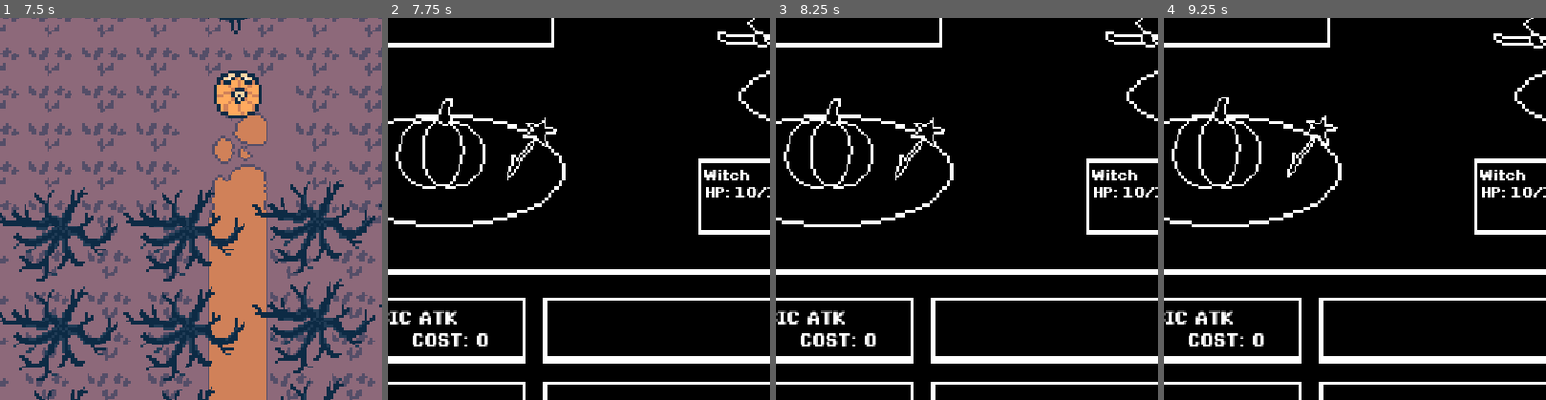
Above: before the commit, frames 1-4 (left to right).
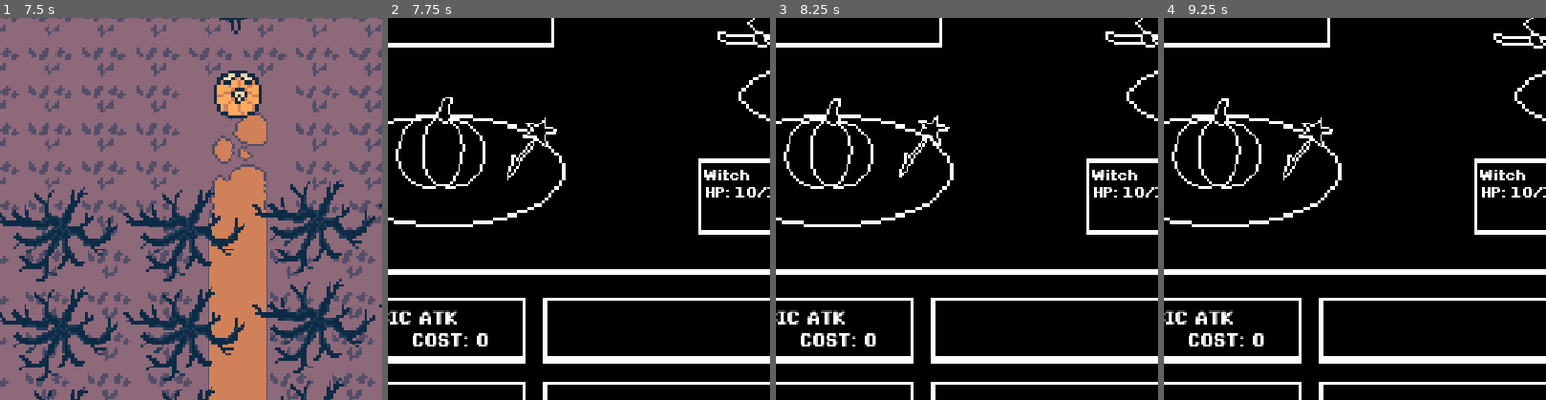
Above: after the commit, the same moments.

Repository: QuoteGenerator/Jame_Gam_Halloween
Game: Godot game, scene res://final_area.tscn
Two runs of this game, one before a commit and one after it. Both use one fixed random seed, a clock stepped at 60 frames per second and the inputs below. This scene is started directly instead of the project's main scene.
Inputs (mouse positions are % of the whole screen's width and height, from its top left):
- Up to frame 1 (7.5 s): move the mouse to (72, 45) at 0.52 s; hold D 0.53-1.28 s; tap E (Interact) every 0.75 s from 0.6 to 7.35 s; move the mouse to (30, 55) at 1.27 s; hold S 1.28-2.03 s; move the mouse to (60, 28) at 2.02 s; hold D 2.03-2.78 s; move the mouse to (45, 70) at 2.77 s; hold W 2.78-3.53 s; tap Enter at 3.5, 5.75 s; move the mouse to (80, 65) at 3.52 s; hold A 3.53-5.03 s; move the mouse to (20, 35) at 4.27 s; tap Space at 5, 7.25 s; move the mouse to (55, 50) at 5.02 s; hold S 5.03-5.78 s; move the mouse to (35, 25) at 5.77 s; hold D 5.78-6.53 s; move the mouse to (72, 45) at 6.52 s; hold W 6.53-7.28 s; move the mouse to (30, 55) at 7.27 s; hold D from 7.28 s (still down)
- Up to frame 2 (7.75 s): keep holding D
- Up to frame 3 (8.25 s): move the mouse to (60, 28) at 8.02 s; release D at 8.03 s; hold S from 8.03 s (still down); tap E (Interact) at 8.1 s
- Up to frame 4 (9.25 s): move the mouse to (45, 70) at 8.77 s; release S at 8.78 s; hold A from 8.78 s (still down); tap E (Interact) at 8.85 s
The pictures show only the part of the screen within x 19-69%, y 40-90%; the shares and areas given below are measured in that part.

Frame 1 is identical in both runs. In frame 2, 0.4% of the frame differs, in the area x 2-26%, y 20-36%; in frame 3, 0.5%; in frame 4, 0.9%, in the area x 2-46%, y 20-43%.

Commit message:
black screen hell

Diff:
--- a/Jame_GAM_HALLOWEN_FIX/jame-gam-halloween/Scripts/GameState.gd
+++ b/Jame_GAM_HALLOWEN_FIX/jame-gam-halloween/Scripts/GameState.gd
@@ -35,3 +35,5 @@
 var move_milestone_3_completed = false
 
 var start_minigame = false
+
+var start_second_tbc_phase = false
--- a/Jame_GAM_HALLOWEN_FIX/jame-gam-halloween/Scripts/combat_ui.gd
+++ b/Jame_GAM_HALLOWEN_FIX/jame-gam-halloween/Scripts/combat_ui.gd
@@ -23,6 +23,9 @@
 @onready var remote_transform: RemoteTransform2D = $Panel/WandPath1/PathFollow2D/RemoteTransform2D
 @onready var wand: AnimatedSprite2D = $Panel/Wand/Wand
 
+@onready var black_screen: ColorRect = $BlackScreen
+@onready var fade_anim: AnimationPlayer = $BlackScreen/AnimationPlayer
+
 var final_boss:bool = false
 
 var basic_attack_used:bool = false
@@ -36,17 +39,39 @@
 
 var combat_over:bool = false
 
+var ZweitePhase = false
+
 func _ready() -> void:
+	process_mode = Node.PROCESS_MODE_ALWAYS
+
+	black_screen.hide()
 	visible = false
 	turnLabel.text = "* YOUR TURN *"
 
+
 func _physics_process(delta: float) -> void:
+	#print("physics process running ")
 	if wand_path_following:
 		path_follower.progress_ratio += 0.050
 
 	if path_follower.progress_ratio >= 1 and wand_path_following:
 		remote_transform.remote_path = NodePath("")
 		wand_path_following = false
+
+	if GameState.start_second_tbc_phase and not ZweitePhase:
+		ZweitePhase = true
+		show()
+		black_screen.show()
+		print("start 2nd phase")
+		print(GameState.start_second_tbc_phase)
+		fade_anim.play("fade_out")
+
+		await fade_anim.animation_finished
+		black_screen.hide()
+
+		print("Combat BlackScreen visible: ", black_screen.visible)
+		print("Combat UI visible: ", visible)
+
 
 func start_combat(enemy: CharacterBody2D, player: CharacterBody2D) -> void:
 	playersTurn = true
@@ -115,9 +140,10 @@
 
 	if current_enemy.health <= current_enemy.max_health / 2 and final_boss:
 		print("queue minigame!!!")
+		black_screen.show()
 		GameState.start_minigame = true
 		get_tree().paused = false
-		hide()
+		#hide()
 
 	enemyStatsLabel.text = \
 	"HP: " + str(current_enemy.health) + "/" + str(current_enemy.max_health) + "    "\
--- a/Jame_GAM_HALLOWEN_FIX/jame-gam-halloween/Scripts/dialoguebox_end.gd
+++ b/Jame_GAM_HALLOWEN_FIX/jame-gam-halloween/Scripts/dialoguebox_end.gd
@@ -3,6 +3,7 @@
 
 signal dialogue_end_finished
 signal dialogue2_finished
+signal dialogue3_finished
 
 enum State {
 	READY,
@@ -88,3 +89,7 @@
 
 func _on_dialogue_2_finished() -> void:
 	pass # Replace with function body.
+
+
+func _on_dialogue_3_finished() -> void:
+	pass # Replace with function body.
--- a/Jame_GAM_HALLOWEN_FIX/jame-gam-halloween/Scripts/final_area.gd
+++ b/Jame_GAM_HALLOWEN_FIX/jame-gam-halloween/Scripts/final_area.gd
@@ -22,8 +22,12 @@
 func _ready() -> void:
 	textbox.dialogue_end_finished.connect(_on_dialogue_end_finished)
 	is_path_following = true
+
+	black_screen.show()
 	fade_anim.play("fade_out")
-	black_screen.show()
+	await fade_anim.animation_finished
+	black_screen.hide()
+
 
 	witch_chase = false
 	witch.chasing = false
@@ -33,6 +37,12 @@
 
 # Called every frame. 'delta' is the elapsed time since the previous frame.
 func _physics_process(delta: float) -> void:
+	#print("final area ps")
+
+	print("Final Area BlackScreen: ", black_screen.visible)
+	print("Final Area CanvasLayer: ", get_tree().current_scene.visible)
+	print("Final Area BlackScreen Modulate: ", black_screen.modulate)
+
 	if is_path_following:
 		player.set_physics_process(false)
 		path_follower.progress_ratio += 0.007
@@ -49,6 +59,7 @@
 
 	if combat_ui.combat_over and queue_outro:
 		queue_outro = false
+		black_screen.show()
 		fade_anim.play("fade_in")
 		timer.start()
 
--- a/Jame_GAM_HALLOWEN_FIX/jame-gam-halloween/Scripts/minigame_ui.gd
+++ b/Jame_GAM_HALLOWEN_FIX/jame-gam-halloween/Scripts/minigame_ui.gd
@@ -32,6 +32,10 @@
 @onready var textbox: DialogueBox_End1 = $Textbox
 
 var text_queued = false
+var dialogue_end = false
+
+var play_fadein = false
+var play_fadeout = false
 
 var field1_cleared = false
 var field2_cleared = false
@@ -45,6 +49,7 @@
 # Called when the node enters the scene tree for the first time.
 func _ready() -> void:
 	textbox.dialogue_end_finished.connect(dialogue2_finished)
+
 	black_screen.show()
 	process_mode = Node.PROCESS_MODE_ALWAYS
 	animationEnemyPlayer.play("tbc_witch_idle_animation")
@@ -72,7 +77,7 @@
 
 		path_follower.progress_ratio += 0.007
 
-		if (Input.is_action_just_pressed("Interact")):
+		if (Input.is_action_just_pressed("Interact") and dialogue_end):
 			if not field1_cleared:
 				if player_in_field1:
 					print("hit ONE")
@@ -118,7 +123,21 @@
 					lose_heart()
 
 func dialogue2_finished():
-	fade_anim.play("fade_out")
+
+	if not play_fadeout:
+		play_fadeout = true
+		fade_anim.play("fade_out")
+		await fade_anim.animation_finished
+		dialogue_end = true
+
+	else:
+		print("hide minigame")
+		hide()
+		print("Minigame visible: ", visible)
+		GameState.start_second_tbc_phase = true
+		print("GameState value: ", GameState.start_second_tbc_phase)
+
+
 
 func lose_heart():
 	if heart_3.visible:
@@ -133,6 +152,9 @@
 func _on_dialogue_starter_timeout() -> void:
 	textbox.queue_text("WITCH: Let's see if you can survive this!")
 
+func dialogue3_finished():
+	hide()
+
 func _on_timer_timeout() -> void:
 	var ballClone : Sprite2D = BALL.instantiate()
 	add_child(ballClone)
@@ -142,6 +164,12 @@
 func _on_end_minigame_2_timeout() -> void:
 	print("minigame 2 over!")
 	remove_all_balls()
+	player.set_physics_process(false)
+	fade_anim.play("fade_in")
+
+	await fade_anim.animation_finished
+
+	textbox.queue_text("WITCH: ...")
 
 func remove_all_balls():
 	timer.stop()
--- a/Jame_GAM_HALLOWEN_FIX/jame-gam-halloween/combat_ui.tscn
+++ b/Jame_GAM_HALLOWEN_FIX/jame-gam-halloween/combat_ui.tscn
@@ -600,6 +600,60 @@
 "speed": 5.38
 }]
 
+[sub_resource type="Animation" id="Animation_0b11v"]
+length = 0.001
+tracks/0/type = "value"
+tracks/0/imported = false
+tracks/0/enabled = true
+tracks/0/path = NodePath(".:color")
+tracks/0/interp = 1
+tracks/0/loop_wrap = true
+tracks/0/keys = {
+"times": PackedFloat32Array(0),
+"transitions": PackedFloat32Array(1),
+"update": 0,
+"values": [Color(0, 0, 0, 1)]
+}
+
+[sub_resource type="Animation" id="Animation_bx2f0"]
+resource_name = "fade_in"
+length = 2.0
+tracks/0/type = "value"
+tracks/0/imported = false
+tracks/0/enabled = true
+tracks/0/path = NodePath(".:color")
+tracks/0/interp = 1
+tracks/0/loop_wrap = true
+tracks/0/keys = {
+"times": PackedFloat32Array(0.04, 2),
+"transitions": PackedFloat32Array(1, 1),
+"update": 0,
+"values": [Color(0, 0, 0, 0), Color(0, 0, 0, 1)]
+}
+
+[sub_resource type="Animation" id="Animation_dipwe"]
+resource_name = "fade_out"
+length = 1.5
+tracks/0/type = "value"
+tracks/0/imported = false
+tracks/0/enabled = true
+tracks/0/path = NodePath(".:color")
+tracks/0/interp = 1
+tracks/0/loop_wrap = true
+tracks/0/keys = {
+"times": PackedFloat32Array(0, 1.5),
+"transitions": PackedFloat32Array(1, 1),
+"update": 0,
+"values": [Color(0, 0, 0, 1), Color(0, 0, 0, 0)]
+}
+
+[sub_resource type="AnimationLibrary" id="AnimationLibrary_1dsod"]
+_data = {
+&"RESET": SubResource("Animation_0b11v"),
+&"fade_in": SubResource("Animation_bx2f0"),
+&"fade_out": SubResource("Animation_dipwe")
+}
+
 [node name="CombatUI" type="CanvasLayer" unique_id=111705774 groups=["combat_ui"]]
 process_mode = 2
 script = ExtResource("1_h1lix")
@@ -985,6 +1039,17 @@
 
 [node name="Move_Milestone1" parent="." unique_id=581881684 instance=ExtResource("22_1dsod")]
 visible = false
+
+[node name="BlackScreen" type="ColorRect" parent="." unique_id=1160713947]
+z_index = 4096
+offset_left = -884.0
+offset_top = -632.0
+offset_right = 1914.0
+offset_bottom = 1920.0
+color = Color(0, 0, 0, 1)
+
+[node name="AnimationPlayer" type="AnimationPlayer" parent="BlackScreen" unique_id=773661854]
+libraries/ = SubResource("AnimationLibrary_1dsod")
 
 [connection signal="mouse_entered" from="Panel/Control/simple_attack_button" to="Panel/Control/simple_attack_button" method="_on_mouse_entered"]
 [connection signal="mouse_exited" from="Panel/Control/simple_attack_button" to="Panel/Control/simple_attack_button" method="_on_mouse_exited"]
--- a/Jame_GAM_HALLOWEN_FIX/jame-gam-halloween/dialoguebox_end.tscn
+++ b/Jame_GAM_HALLOWEN_FIX/jame-gam-halloween/dialoguebox_end.tscn
@@ -80,4 +80,5 @@
 text = "V"
 
 [connection signal="dialogue2_finished" from="." to="." method="_on_dialogue_2_finished"]
+[connection signal="dialogue3_finished" from="." to="." method="_on_dialogue_3_finished"]
 [connection signal="dialogue_end_finished" from="." to="." method="_on_dialogue_end_finished"]
--- a/Jame_GAM_HALLOWEN_FIX/jame-gam-halloween/minigame_ui.tscn
+++ b/Jame_GAM_HALLOWEN_FIX/jame-gam-halloween/minigame_ui.tscn
@@ -698,6 +698,7 @@
 one_shot = true
 
 [node name="BlackScreen" type="ColorRect" parent="." unique_id=1681471136]
+visible = false
 z_index = 4096
 offset_left = -884.0
 offset_top = -632.0
